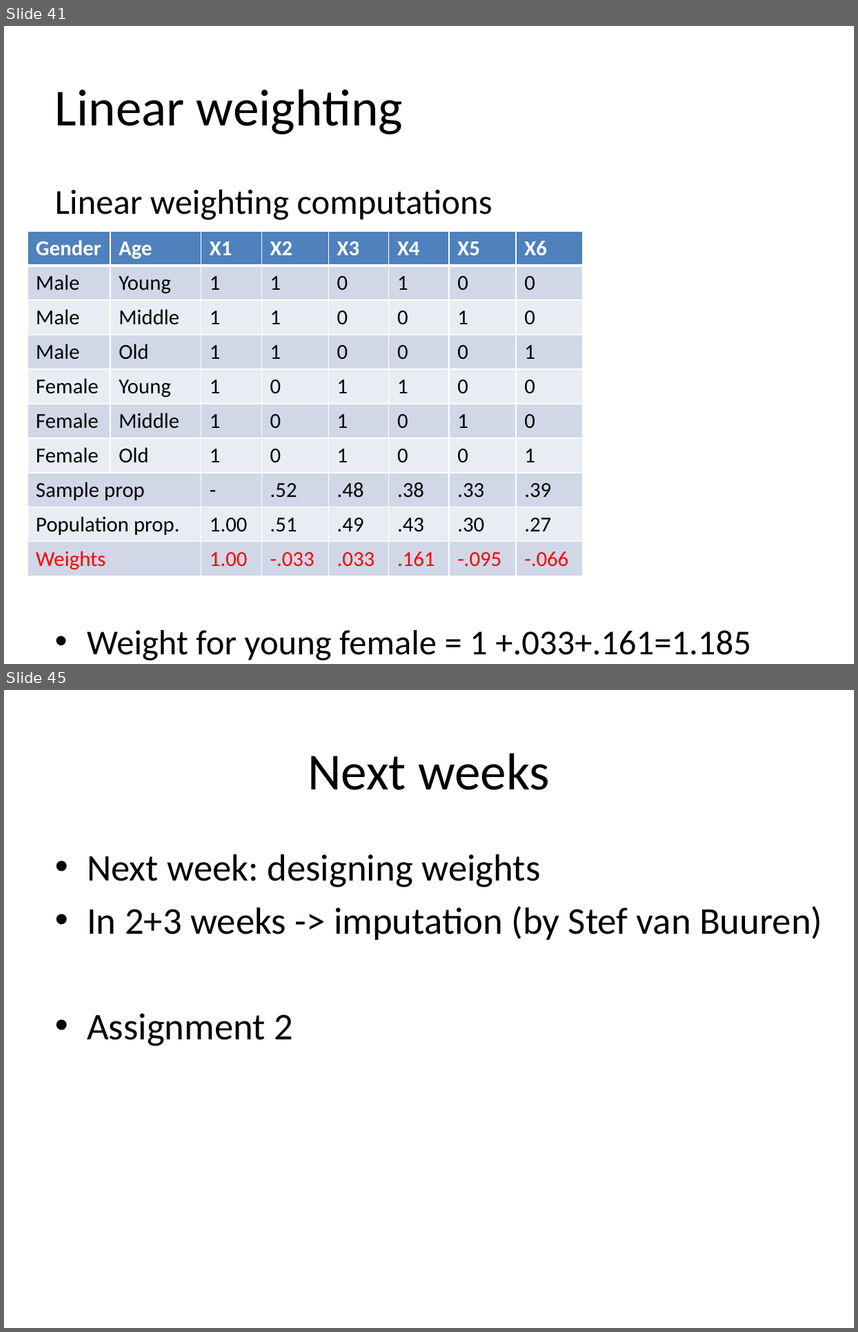
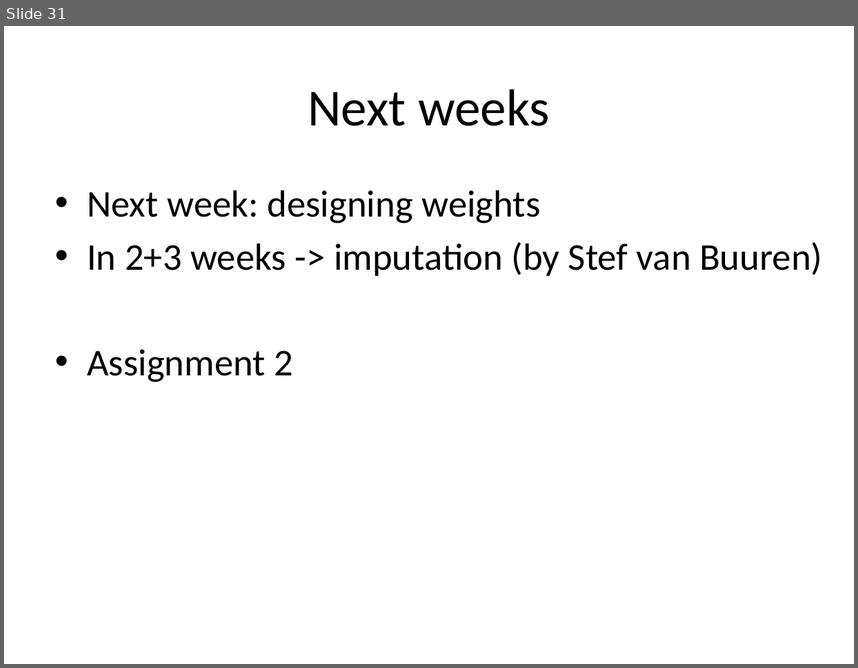
Before and after one commit to peterlugtig/peterlugtig.github.io, a slide deck: static/files/SDA/week9/lecture_week_9.pptx. Shown one above the other, each under a label of ours: slides 41 and 45 before the commit, slide 31 after it; the slides between them are not shown. The pictures are 858x1332 and 858x668 pixels, drawn with LibreOffice and Linux fonts; fonts in the diff are those of the drawing. Boxes give left, top, right and bottom in pixels: in the first picture for what was removed or moved away, otherwise in the second. Text is boxed around its words. In the diff, an @@ line names an element or a change of style, - is before the commit and + after.

```diff
--- a/static/files/SDA/week9/lecture_week_9.pptx
+++ b/static/files/SDA/week9/lecture_week_9.pptx
@@ slide 41 removed at [4, 26, 854, 664], background #FFFFFF @@
@@ title removed at [55, 89, 403, 134] @@
-Linear weighting
@@ text removed at [55, 190, 751, 660] @@
-Linear weighting computations
-• Weight for young female = 1 +.033+.161=1.185
@@ table removed at [27, 231, 584, 576], 10 rows, 8 columns @@
-Gender | Age | X1 | X2 | X3 | X4 | X5 | X6
-Male | Young | 1 | 1 | 0 | 1 | 0 | 0
-Male | Middle | 1 | 1 | 0 | 0 | 1 | 0
-Male | Old | 1 | 1 | 0 | 0 | 0 | 1
-Female | Young | 1 | 0 | 1 | 1 | 0 | 0
-Female | Middle | 1 | 0 | 1 | 0 | 1 | 0
-Female | Old | 1 | 0 | 1 | 0 | 0 | 1
-Sample prop |  | - | .52 | .48 | .38 | .33 | .39
-Population prop. |  | 1.00 | .51 | .49 | .43 | .30 | .27
-Weights |  | 1.00 | -.033 | .033 | .161 | -.095 | -.066
@@ what was slide 45 is now slide 31 @@
```
Also in this commit, not shown: 9 slides changed, 4 slides added, 17 other slides removed, 23 other files.
